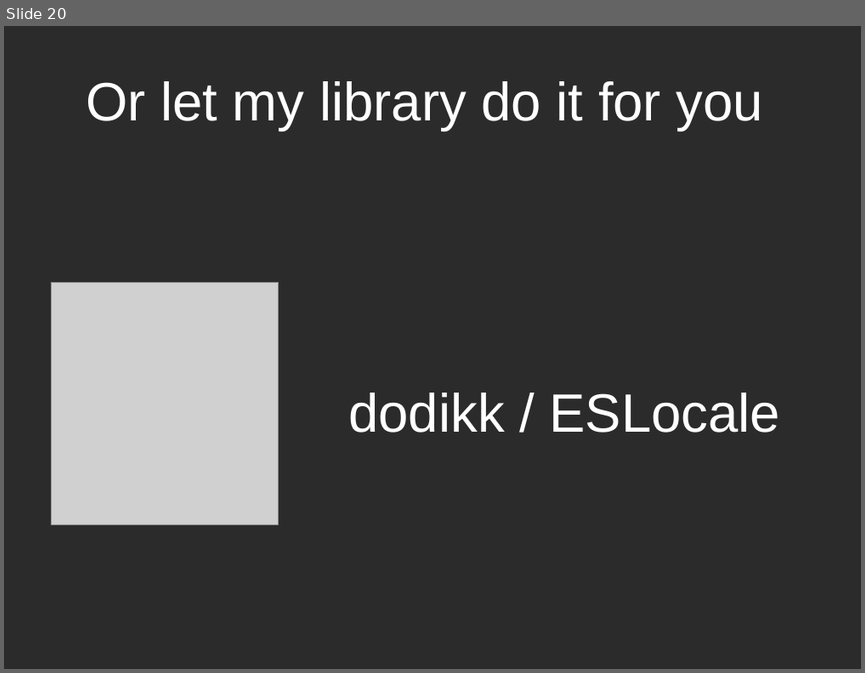
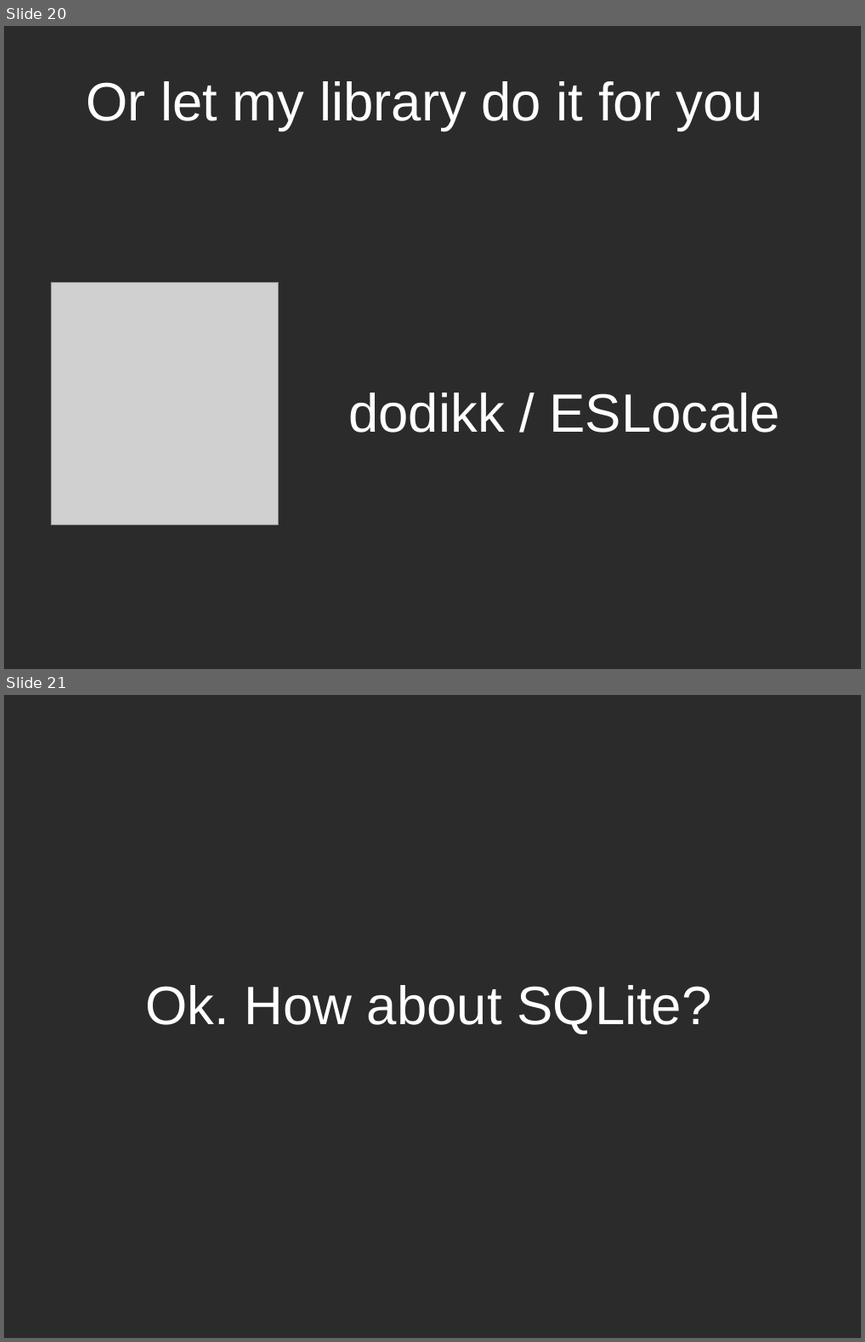
Before and after one commit to dodikk/ESLocale, a slide deck: article/slides/CalendarSqlite.odp. Shown one above the other, each under a label of ours: slide 20 before the commit, slides 20 and 21 after it. The pictures are 865x673 and 865x1342 pixels, drawn with LibreOffice and Linux fonts; fonts in the diff are those of the drawing; grey boxes stand for pictures; background and template pictures are left out; a plain dark background stands for a picture behind light text. Boxes give left, top, right and bottom in pixels: in the first picture for what was removed or moved away, otherwise in the second. Text is boxed around its words. In the diff, an @@ line names an element or a change of style, - is before the commit and + after.

```diff
--- a/article/slides/CalendarSqlite.odp
+++ b/article/slides/CalendarSqlite.odp
@@ slide 21 added at box(4, 695, 861, 1338), background picture (left out) @@
@@ text added at box(145, 985, 711, 1034), 50 pt, text #FFFFFF @@
+Ok. How about SQLite?
```
Also in this commit, not shown: 1 slide changed, 3 other slides added, 3 slides removed, 2 other files.
